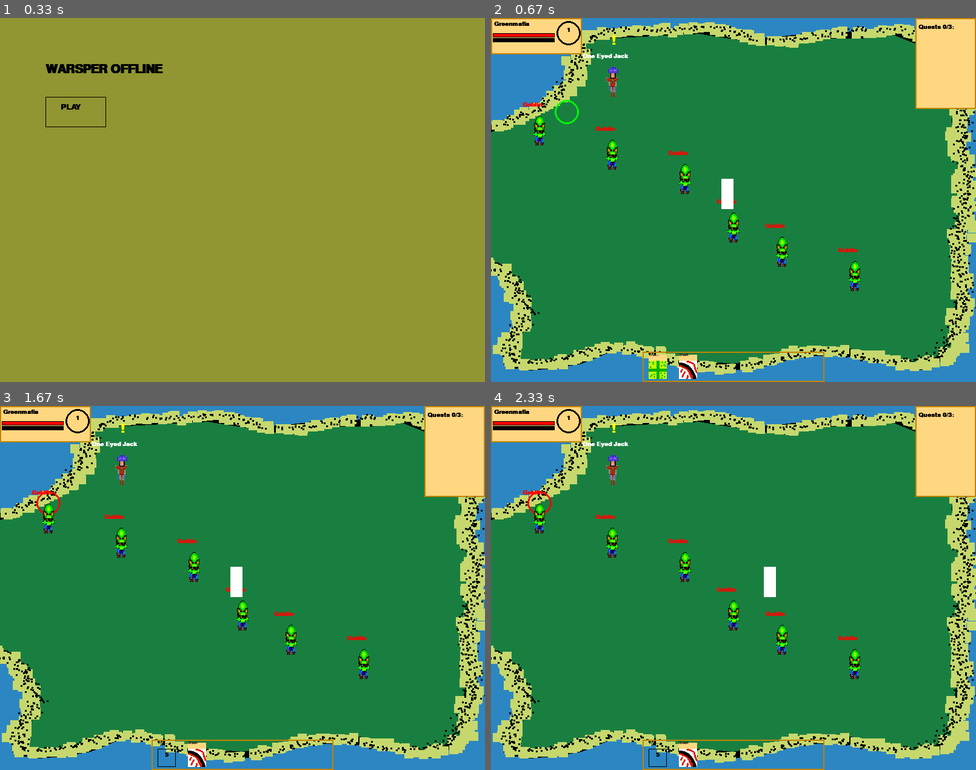
Above: before the commit, frames 1-4 (two rows, left to right).
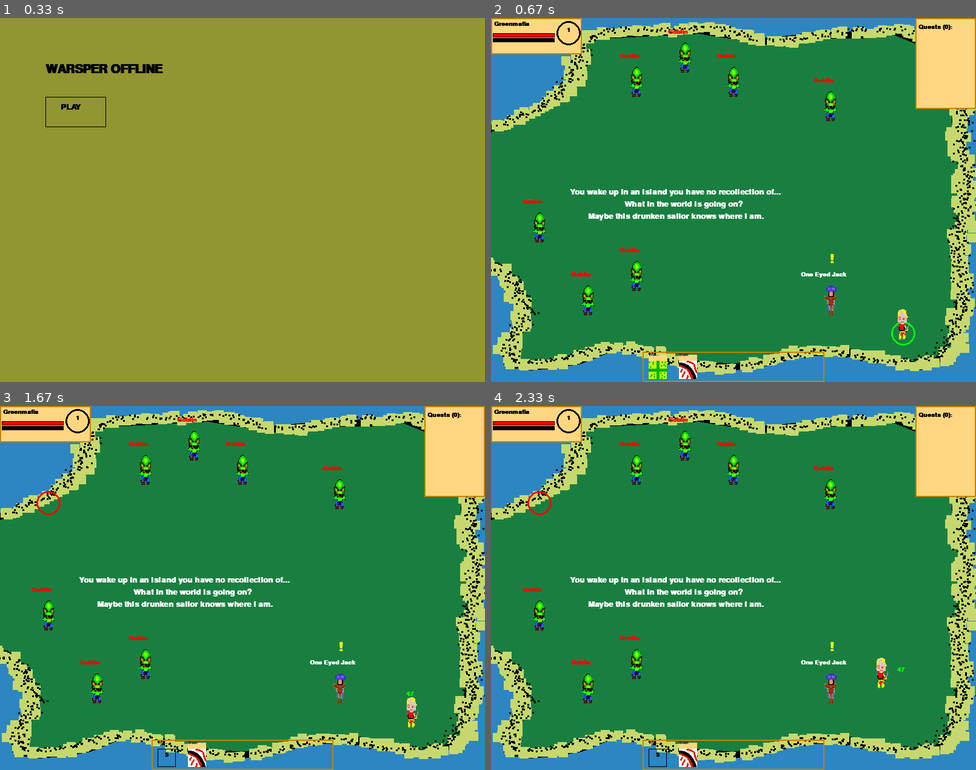
Above: after the commit, the same moments.

Repository: Lauri-Iivarinen/Pygame-WarspearOffline
Game: pygame game, started from main.py
The game is run twice, just before and just after one commit, with the same random seed, the same clock (stepped at 60 frames per second) and the same inputs.
Inputs (mouse positions are in pixels of both pictures, inside the frame that each line leads up to):
- Up to frame 1 (0.33 s): no input
- Up to frame 2 (0.67 s): click "PLAY" at 0.38 s
- Up to frame 3 (1.67 s): tap 1 at 0.67 s; press the mouse at (58, 507) at 1.53 s; move the mouse to (223, 544) at 1.63 s
- Up to frame 4 (2.33 s): release the mouse at (883, 580) at 1.77 s; tap 2 at 1.83 s; press the mouse at (549, 507) at 2.2 s; move the mouse to (694, 518) at 2.3 s

Frame 1 is identical in both runs. In frame 2, 4.2% of the frame differs, in the area x 6-96%, y 1-90%; in frame 3, 4.1%; in frame 4, 4.2%.

Commit message:
new mobs, new quests, bug fixes, quest can be questlines, end game of sorts

Diff:
--- a/classes/Combat_text.py
+++ b/classes/Combat_text.py
@@ -3,9 +3,10 @@
         self.y -= amount
         self.lifetime -= 1
 
-    def __init__(self, txt: str, color: str, x: int, y: int, lifetime=45) -> None:
+    def __init__(self, txt: str, color: str, x: int, y: int, lifetime=45, speed=1) -> None:
         self.txt = txt
         self.lifetime = lifetime
         self.color = color
         self.x = x
         self.y = y
+        self.speed = speed
--- a/classes/Drawing.py
+++ b/classes/Drawing.py
@@ -43,7 +43,7 @@
         quests = self.get_completed_quests(mob, player)
         if len(quests) > 0:
             return "?"
-        elif mob.is_aivailable_quests(player.level):
+        elif mob.is_aivailable_quests(player):
             return "!"
         return ""
 
@@ -87,7 +87,7 @@
         pygame.draw.rect(self.WINDOW, 'red', health_bar)
         xp_bar_frame = pygame.Rect(3,33, 102, 7)
         pygame.draw.rect(self.WINDOW, 'black', xp_bar_frame)
-        xp_bar = pygame.Rect(4,34, round((player.xp/100)*100), 5)
+        xp_bar = pygame.Rect(4,34, round((player.xp/player.xp_cap)*100), 5)
         pygame.draw.rect(self.WINDOW, 'yellow', xp_bar)
         pygame.draw.circle(self.WINDOW, 'black', (128,25), self.CURSOR_SIZE, self.CURSOR_THICKNESS)
         level = self.FONT.render(f'{player.level}', 1, 'black')
@@ -142,10 +142,9 @@
         for txt in self.announcement:
             text = self.BIGFONT.render(txt.txt, 1, txt.color)
             self.WINDOW.blit(text, (txt.x, txt.y))
-            txt.update_pos(1)#Text velocity
+            txt.update_pos(txt.speed)#Text velocity
             if txt.lifetime <= 0:
-                index = self.announcement.index(txt)
-                self.announcement.pop(index)
+                self.announcement.remove(txt)
 
     def draw_combat_text(self):
         for txt in self.combat_txt:
@@ -191,7 +190,7 @@
         quests = []
         quest_count = 0
         for quest in target.quests:
-            if quest.lvl_requirement <= player.level:
+            if quest.quest_aivailable(player):
                 quests.append(quest)
                 quest_count += 1
             if quest_count == 3:
@@ -210,7 +209,7 @@
         quests = []
         for quest in target.quests_in_process:
             for player_quest in player.quests:
-                if quest==player_quest and player_quest.completed:
+                if quest.title==player_quest.title and player_quest.completed:
                     quests.append(player_quest)
         return quests
 
@@ -273,10 +272,12 @@
         bg = pygame.Rect(x,y,100,150)
         pygame.draw.rect(self.WINDOW, (255,215,128), bg)
         pygame.draw.rect(self.WINDOW, (194, 132, 0), bg, 2)
-        text = self.FONT.render(f'Quests {len(player.quests)}/3:', 1, 'black')
+        text = self.FONT.render(f'Quests ({len(player.quests)}):', 1, 'black')
         self.WINDOW.blit(text, (x+5, y+10))
         y += 35
+        loop_count = 0
         for quest in player.quests:
+            loop_count += 1
             obj = self.SMALLFONT.render(quest.object, 1, 'black')
             if quest.completed:
                 count = self.FONT.render('Completed!', 1, 'black')
@@ -284,7 +285,8 @@
                 count = self.FONT.render(f'{quest.current_count}/{quest.object_count}', 1, 'black')
             self.WINDOW.blit(obj, (x+10,y))
             self.WINDOW.blit(count, (x+10, y+10))
-
+            if loop_count == 4:
+                break
             y += 25
 
 
@@ -302,7 +304,9 @@
         self.draw_combat_text()
         self.draw_announcement()
         self.draw_quest_tracker(player_info)
-        pygame.draw.rect(self.WINDOW, (255,255,255), player)#Player model
+        #pygame.draw.rect(self.WINDOW, (255,255,255), player)#Player model
+        play = pygame.transform.scale(pygame.image.load('assets/mobs/Player.png'), (self.PLAYER_WDTH, self.PLAYER_HGHT))
+        self.WINDOW.blit(play, (player.x, player.y))
         if speaking and active_target:
             self.draw_text_box(active_target, player_info)
         pygame.display.update()
--- a/classes/Map_room.py
+++ b/classes/Map_room.py
@@ -85,26 +85,50 @@
 
 quests = {
     'One Eyed Jack': [
-        Quest('Booze thiefs', 'kill', 'These slimey green idiots must have\nstolen my booze and drank it all.\n*hick*\nCan you punish these goblins for *hick*\nstealing my booze *hick*?', 'Kill 4 goblins.', 85, 4, ' Goblin'),
-        Quest('Gain experience', 'level', 'Reach level 2.', 'Level up.', 85, 2, '',1,1),
+        Quest('Booze thiefs', 'kill', 'These slimey green idiots must have\nstolen my booze and drank it all.\n*hick*\nCan you punish these goblins for *hick*\nstealing my booze *hick*?', 'Kill 5 goblins.', 85, 5, ' Goblin'),
+        Quest('Mystery island', 'lvl', 'You need to have more experience.\nExplore the island and get familiar\nwith its creatures. Only then can I tell you about\nthe secret of the island', 'Reach level 5.', 95, 5, '',1,1),
+        Quest('Love of my life', 'find', 'Please find my wife, Henneck\nShe is the love of my life.', 'Find Henneck.', 95, 1, 'Henneck',1,0),
+        Quest('Mystery revealed', 'autocomplete', 'Its all a dream', 'Oh no...', 95, 1, '',5,1)
+    ],
+    'Henneck': [
+        Quest('Pirates ahoy', 'kill', "I can't stand these nasty pirates\nPlease reduce their numbers for me.", 'Kill 4 pirates.', 85, 4, 'Pirate'),
+        Quest('No food for you!', 'find', 'Please tell Jack that I will not\ncome back untill he has sobered up.\nFurthermore I will not be cooking for him either', 'Return to Jack', 50, 1, 'One Eyed Jack', 1, 0, False, ['Love of my life'])
+    ]
+}
+
+in_process = {
+    'Henneck' : [
+        Quest('Love of my life', 'find', 'Please find my wife, Henneck\nShe is the love of my life.', 'Find Henneck.', 95, 1, 'Henneck',1,0),
+    ],
+    'One Eyed Jack': [
+        Quest('No food for you!', 'find', 'Please tell Jack that I will not\ncome back untill he has sobered up.\nFurthermore I will not be cooking for him either', 'Return to Jack', 50, 1, 'One Eyed Jack', 1, 0, False, ['Love of my life'])
     ]
 }
 
 mobs = {
     '1': [
-        Mob(False, 1000, 1000, 'One Eyed Jack', 0, quests['One Eyed Jack'], 200, 80, (100,100,255),'Unagh....\nHello you...\nhave you seen my booze?',200),
-        Mob(True, 80, 80,' Goblin', 35, [], round_coord(600), round_coord(410), (50,150,50)),
-        Mob(True, 80, 80,' Goblin', 35, [], round_coord(500), round_coord(350), (50,150,50)),
-        Mob(True, 80, 80,' Goblin', 35, [], round_coord(400), round_coord(300), (50,150,50)),
-        Mob(True, 80, 80,' Goblin', 35, [], round_coord(300), round_coord(250), (50,150,50)),
-        Mob(True, 80, 80,' Goblin', 35, [], round_coord(200), round_coord(200), (50,150,50)),
-        Mob(True, 80, 80,' Goblin', 35, [], round_coord(100), round_coord(150), (50,150,50)),
+        Mob(False, 1000, 1000, 'One Eyed Jack', 0, quests['One Eyed Jack'], round_coord(560), round_coord(450), (100,100,255),'Unagh....\nHello you...\nhave you seen my booze?',200, True, in_process['One Eyed Jack']),
+        Mob(True, 80, 80,' Goblin', 35, [], round_coord(570), round_coord(110), (50,150,50)),
+        Mob(True, 80, 80,' Goblin', 35, [], round_coord(150), round_coord(450), (50,150,50)),
+        Mob(True, 80, 80,' Goblin', 35, [], round_coord(250), round_coord(75), (50,150,50)),
+        Mob(True, 80, 80,' Goblin', 35, [], round_coord(300), round_coord(50), (50,150,50)),
+        Mob(True, 80, 80,' Goblin', 35, [], round_coord(250), round_coord(400), (50,150,50)),
+        Mob(True, 80, 80,' Goblin', 35, [], round_coord(400), round_coord(80), (50,150,50)),
+        Mob(True, 80, 80,' Goblin', 35, [], round_coord(100), round_coord(300), (50,150,50)),
     ],
     '2':[
         Mob(True, 80, 80,' Goblin', 35, [], round_coord(200), round_coord(200), (50,150,50)),
-        Mob(True, 80, 80,' Goblin', 35, [], round_coord(100), round_coord(150), (50,150,50))
+        Mob(True, 80, 80,' Goblin', 35, [], round_coord(150), round_coord(150), (50,150,50)),
+        Mob(True, 110, 110, 'Pirate', 40, [], round_coord(600), round_coord(450), (0,0,0), '', 25),
+        Mob(True, 110, 110, 'Pirate', 40, [], round_coord(550), round_coord(400), (0,0,0), '', 25),
+        Mob(True, 110, 110, 'Pirate', 40, [], round_coord(500), round_coord(400), (0,0,0), '', 25),
+        Mob(True, 110, 110, 'Pirate', 40, [], round_coord(400), round_coord(450), (0,0,0), '', 25),
+        Mob(True, 110, 110, 'Pirate', 40, [], round_coord(550), round_coord(50), (0,0,0), '', 25),
+        Mob(True, 110, 110, 'Pirate', 40, [], round_coord(620), round_coord(100), (0,0,0), '', 25),
     ],
-    '3': []
+    '3': [
+        Mob(False, 1000, 1000, 'Henneck', 0, quests['Henneck'], round_coord(260), round_coord(450), (100,100,255),'Is Jack still drunk?\n \n ',200, True, in_process['Henneck']),
+    ]
 }
 
 def getMobs(roomNum):
--- a/classes/Mob.py
+++ b/classes/Mob.py
@@ -1,3 +1,6 @@
+from classes.Player import Player
+
+
 class Mob:
 
     def get_name_color(self, hostile):
@@ -5,9 +8,9 @@
             return 'red'
         return 'white'
 
-    def is_aivailable_quests(self, player_lvl):
+    def is_aivailable_quests(self, player: Player):
         for quest in self.quests:
-            if quest.lvl_requirement <= player_lvl:
+            if quest.quest_aivailable(player):
                 return True
         return False
 
@@ -23,11 +26,12 @@
                 self.die()
 
     def quest_accepted(self, quest):
-        index = self.quests.index(quest)
-        self.quests.pop(index)
-        self.quests_in_process.append(quest)
+        self.quests.remove(quest)
+        if quest.type != 'find':
+            self.quests_in_process.append(quest)
 
-    def __init__(self, hostile: bool, max_health: int, curr_health: int, name: str, xp: int, quests: list, x: int, y: int, color, on_speak_text = '', damage=15, alive=True ):
+
+    def __init__(self, hostile: bool, max_health: int, curr_health: int, name: str, xp: int, quests: list, x: int, y: int, color, on_speak_text = '', damage=15, alive=True, quests_in_process = [] ):
         self.hostile = hostile
         self.max_health = max_health
         self.curr_health = curr_health
@@ -41,4 +45,4 @@
         self.damage = damage
         self.alive = alive
         self.on_speak_text = on_speak_text
-        self.quests_in_process = []
+        self.quests_in_process = quests_in_process
--- a/classes/Player.py
+++ b/classes/Player.py
@@ -9,12 +9,17 @@
 
 class Player:
 
+    def lvl_up_reward(self):
+        if self.level == 2:
+            self.abilities.append(Ability('Smash', 'dmg', 45, 0, 10, True))
+
     def gain_xp(self, incoming_xp):
         self.xp += incoming_xp
         if self.xp >= self.xp_cap:
             self.xp -= self.xp_cap
             self.level += 1
             self.xp_cap += 10
+            self.lvl_up_reward()
 
     def die(self):
         self.damage = 0
@@ -34,22 +39,33 @@
 
     def doAbility(self, ability: Ability):
         if not ability.usable:
-            return
+            return False
         if ability.type == 'heal':
-            self.receive_healing(ability.healing)
+            self.receive_healing(self.calc_healing(ability.healing))
         elif ability.type == 'dmg':
             self.damage_buff = True
             self.damage_buff_amount = ability.damage
 
         ability.used()
+        return True
 
     def useAbility(self, name:str):
         print(name)
         for a in self.abilities:
             if a.name == name:
-                self.doAbility(a)
-                break
+                return self.doAbility(a)
 
+        return False
+
+    def ability_usable(self, name: str):
+        for ability in self.abilities:
+            if ability.name == name:
+                return ability.usable
+
+        return False
+
+    def calc_healing(self, heal):
+        return heal + (self.level * 12)
 
     def calc_damage(self):
         damage = items['weapon'].damage + (self.level*10)
@@ -59,6 +75,11 @@
             self.damage_buff = False
 
         return damage
+
+    def get_ability(self, name) -> Ability:
+        for ability in self.abilities:
+            if ability.name == name:
+                return ability
 
     def reduce_cooldowns(self):
         for cd in self.abilities:
@@ -73,10 +94,10 @@
     def complete_quest(self, quest):
         if quest in self.quests:
             self.quests.remove(quest)
+            self.completed_quests.append(quest.title)
             self.gain_xp(quest.xp)
 
-
-    def __init__(self, name: str, max_health: int, curr_health:int, level: int, xp: int, quests: list, abilities: list, alive=True ):
+    def __init__(self, name: str, max_health: int, curr_health:int, level: int, xp: int, quests: list, abilities: list, alive=True):
         self.name = name
         self.max_health = max_health
         self.curr_health = curr_health
@@ -85,10 +106,11 @@
         self.quests = quests
         self.abilities = [
             Ability('Vitalize', 'heal', 0, 35, 5, True),
-            Ability('Slash', 'dmg', 25, 0, 7, True)
+            Ability('Slash', 'dmg', 25, 0, 7, True),
         ]
         self.xp_cap = 100
         self.items = items
         self.alive = alive
         self.damage_buff = False
         self.damage_buff_amount = 0
+        self.completed_quests = []
--- a/classes/Quest.py
+++ b/classes/Quest.py
@@ -1,3 +1,6 @@
+from classes.Player import Player
+from typing import List
+
 class Quest:
 
     def update_count(self, count=1):
@@ -6,7 +9,21 @@
             self.completed = True
             self.current_count = self.object_count
 
-    def __init__(self, title: str, type: str, information: str, object: str, xp: int, object_count: int, object_target: str, lvl_requirement=1, current_count = 0, completed=False) -> None:
+    def quest_line_completed(self, quests: List[str]):
+        ok = True
+        for quest in self.quest_line:
+            if quest not in quests:
+                ok = False
+        return ok
+
+    def quest_aivailable(self, player: Player):
+        if len(self.quest_line) == 0 and player.level >= self.lvl_requirement:
+            return True
+        elif player.level >= self.lvl_requirement:
+            return self.quest_line_completed(player.completed_quests)
+        return False
+
+    def __init__(self, title: str, type: str, information: str, object: str, xp: int, object_count: int, object_target: str, lvl_requirement=1, current_count = 0, completed=False, quest_line = []) -> None:
         self.title = title
         self.type = type
         self.information = information
@@ -17,3 +34,7 @@
         self.object_target = object_target
         self.completed = completed
         self.lvl_requirement = lvl_requirement
+        self.quest_line = quest_line
+
+    def __repr__(self) -> str:
+        return f'{self.title}, completed: {self.completed}'
--- a/main.py
+++ b/main.py
@@ -103,12 +103,19 @@
 
     return False
 
-def update_quests(player: Player, target=False):
+def update_quests(player: Player, target=False, type='kill'):
     for quest in player.quests:
         if target:
-            print('goblin killed')
-            if quest.object_target == target.name:
-                quest.update_count()
+            if quest.type == 'kill':
+                if quest.object_target == target.name:
+                    quest.update_count()
+        elif quest.type == 'lvl':
+            if quest.object_count <= player.level:
+                quest.update_count(player.level)
+            else:
+                quest.current_count = player.level
+        if quest.type == 'autocomplete' or quest.type == 'find':
+            quest.update_count()
 
 def do_interact(target: Mob, player, player_info: Player):
     if target.alive:
@@ -151,7 +158,8 @@
     destination_Y = 0
     distance_X = 0
     distance_Y = 0
-    player = pygame.Rect(380, 265, PLAYER_WDTH, PLAYER_HGHT)
+    pos = roundCursorPos((670, 530))
+    player = pygame.Rect(pos[0]-10, pos[1]-40, PLAYER_WDTH, PLAYER_HGHT)
     cursor = (-60,-60) #Initial position of cursor
     red = (255,0,0)
     green = (0,255,0)
@@ -166,16 +174,42 @@
     gcd_ok = True
     useHeal = False
     useSlash = False
+    useSmash = False
 
     #MAIN MENU HANDLERS
     in_menu = True
     menu_closed = False
+    new_game = True
 
 
 
     # main loop that keeps the game running
     while checkGameClose():
-        if not in_menu and not speaking: #Basic display open
+        if in_menu: #Main menu and game not started yet
+            mouse = pygame.mouse.get_pressed()
+            if mouse[0]: #Left click moves player
+                cursor = pygame.mouse.get_pos()
+                if cursor[0] >= 75 and cursor[0] <= 175 and cursor[1] >= 130 and cursor[1] <= 180:
+                    in_menu = False
+                    cursor=pos
+            clock.tick(30)#framerate
+            drawing.draw_menu()
+        elif new_game:
+            drawing.announcement.append(Combat_text('You wake up in an island you have no recollection of...', 'white', 130, 280, 200, 0))
+            drawing.announcement.append(Combat_text('What in the world is going on?', 'white', 220, 300, 200, 0))
+            drawing.announcement.append(Combat_text('Maybe this drunken sailor knows where I am.', 'white', 160, 320, 200, 0))
+            new_game = False
+        elif speaking:#Talking to an npc
+            mouse = pygame.mouse.get_pressed()
+            if mouse[0]:
+                cursor = pygame.mouse.get_pos()
+                if cursor[0] < 250 or cursor[0] > 550 or cursor[1] < 100 or cursor[1] > 500:
+                    speaking = False
+                    active_target = False
+                    cursor=(-60,-60)
+            clock.tick(30)#framerate
+            drawing.draw(player, cursor, cursor_color, player_info, active_target, speaking)
+        else: #Basic display open
             mouse = pygame.mouse.get_pressed()
             if mouse[0] and menu_closed: #Left click moves player
                 cursor = roundCursorPos(pygame.mouse.get_pos())
@@ -215,11 +249,14 @@
 
             #ABILITIES
             keys = pygame.key.get_pressed()
-            if keys[pygame.K_1] and gcd_ok:
+            if keys[pygame.K_1] and gcd_ok and player_info.ability_usable('Vitalize'):
                 useHeal = True
                 gcd_ok = False
-            if keys[pygame.K_2] and gcd_ok:
+            if keys[pygame.K_2] and gcd_ok and player_info.ability_usable('Slash'):
                 useSlash = True
+                gcd_ok = False
+            if keys[pygame.K_3] and gcd_ok and player_info.ability_usable('Smash'):
+                useSmash = True
                 gcd_ok = False
 
             #Move character and update destination
@@ -231,49 +268,40 @@
                 tick = 0
                 menu_closed = True
                 player_info.reduce_cooldowns()
-                #print(distance_X, distance_Y)
+                update_quests(player_info, False, 'lvl')
                 if distance_X <= 5 and distance_Y <= 5 and old_map:
                     coords = check_map_change(player)
                     if coords:
                         old_map = False
                         if coords[0] == 'x':
                             player.x = coords[1]
+                            cursor = (coords[1], cursor[1])
                         elif coords[0] == 'y':
                             player.y = coords[1]
+                            cursor = (cursor[0], coords[1])
                 if active_target:
                     speaking = do_interact(active_target, player, player_info)
                 if useHeal:
-                    player_info.useAbility('Vitalize')
-                    useHeal = False
-                    gcd_ok = True
+                    if player_info.useAbility('Vitalize'):
+                        heal = player_info.get_ability('Vitalize')
+                        drawing.combat_txt.append(Combat_text(f'{player_info.calc_healing(heal.healing)}', 'green', player.x, player.y))
+                        useHeal = False
+                        gcd_ok = True
                 if useSlash:
-                    player_info.useAbility('Slash')
-                    useSlash = False
-                    gcd_ok = True
+                    if player_info.useAbility('Slash'):
+                        useSlash = False
+                        gcd_ok = True
+                if useSmash:
+                    if player_info.useAbility('Smash'):
+                        useSmash = False
+                        gcd_ok = True
 
             else:
                 tick += 1
             drawing.clear_opened_quest()
             clock.tick(30)#framerate
             drawing.draw(player, cursor, cursor_color, player_info, active_target, speaking) #Draw current frame
-        elif not in_menu:#Talking to and npc
-            mouse = pygame.mouse.get_pressed()
-            if mouse[0]:
-                cursor = pygame.mouse.get_pos()
-                if cursor[0] < 250 or cursor[0] > 550 or cursor[1] < 100 or cursor[1] > 500:
-                    speaking = False
-                    active_target = False
-                    cursor=(-60,-60)
-            clock.tick(30)#framerate
-            drawing.draw(player, cursor, cursor_color, player_info, active_target, speaking)
-        else: #Main menu and game not started yet
-            mouse = pygame.mouse.get_pressed()
-            if mouse[0]: #Left click moves player
-                cursor = pygame.mouse.get_pos()
-                if cursor[0] >= 75 and cursor[0] <= 175 and cursor[1] >= 130 and cursor[1] <= 180:
-                    in_menu = False
-            clock.tick(30)#framerate
-            drawing.draw_menu()
+
     #While loop breaks -> Game closes
     pygame.quit()
 
Binary file added: assets/icons/Smash.png
Binary file added: assets/mobs/Henneck.png
Binary file added: assets/mobs/Pirate.png
Binary file added: assets/mobs/Player.png
